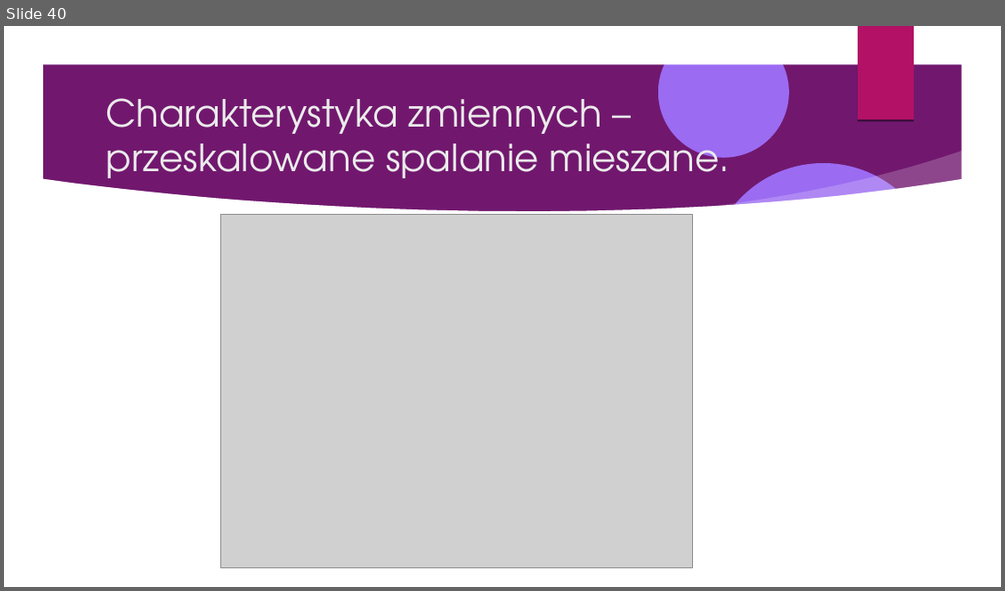
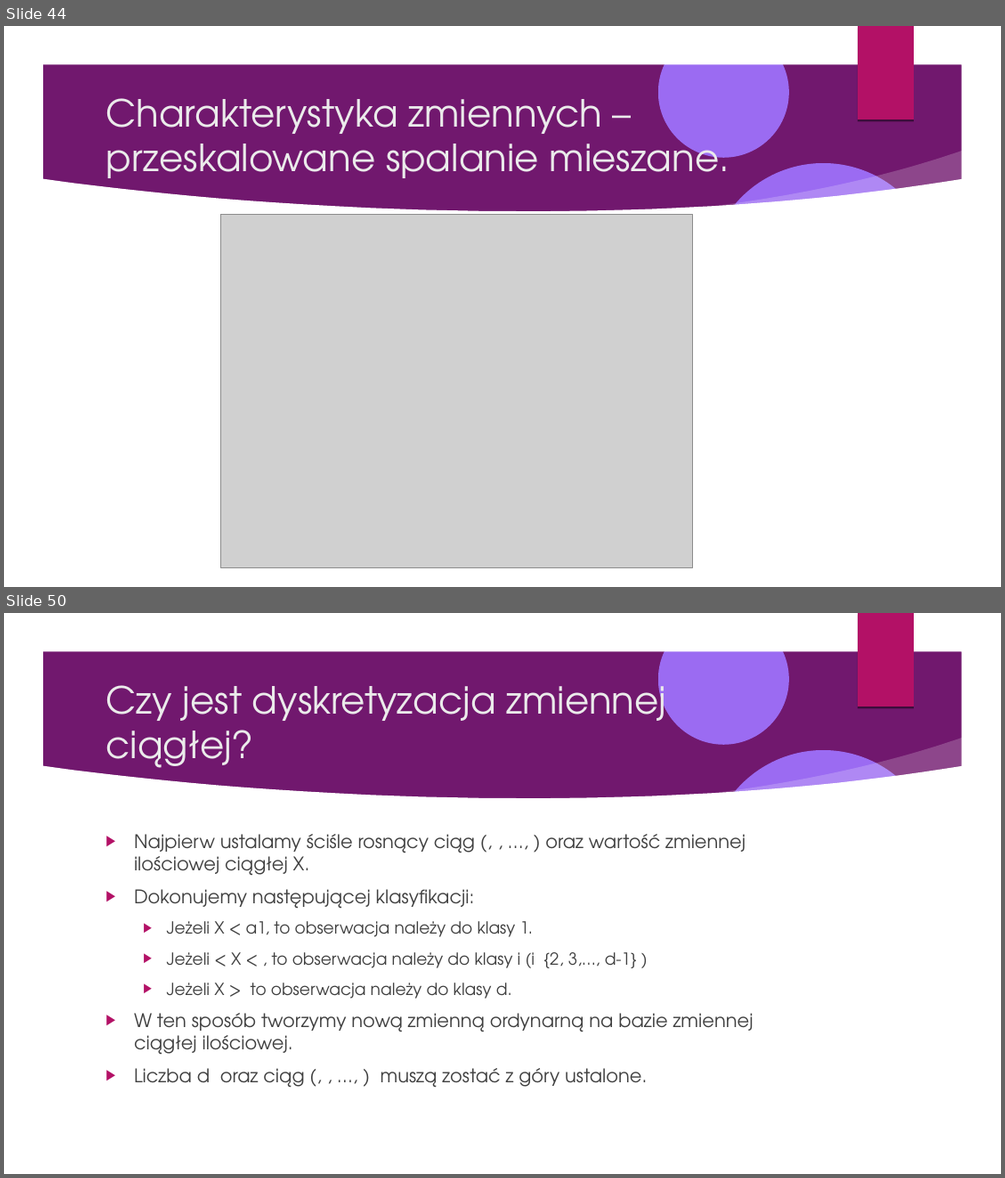
Before and after one commit to Pawel-Tomasz-Nowak/Scientific-collaboration, a slide deck: EmissionAnalysis/Prezentacja projektu.odp. Shown one above the other, each under a label of ours: slide 40 before the commit, slides 44 and 50 after it; the slides between them are not shown. The pictures are 1005x591 and 1005x1178 pixels, drawn with LibreOffice and Linux fonts; fonts in the diff are those of the drawing; grey boxes stand for pictures; background and template pictures are left out. Boxes give left, top, right and bottom in pixels: in the first picture for what was removed or moved away, otherwise in the second. Text is boxed around its words. In the diff, an @@ line names an element or a change of style, - is before the commit and + after.

```diff
--- a/EmissionAnalysis/Prezentacja projektu.odp
+++ b/EmissionAnalysis/Prezentacja projektu.odp
@@ slide 50 added at (4,613,1001,1174), background picture (left out); not listed: 9 template elements that a slide beside it also shows @@
@@ title added at (105,675,666,776), 36 pt, text #EBEBEB @@
+Czy jest dyskretyzacja zmiennej ciągłej?
@@ text added at (134,834,753,1087), 18 pt, text #404040 @@
+▶ Najpierw ustalamy ściśle rosnący ciąg (, , …, ) oraz wartość zmiennej ilościowej ciągłej X.
+▶ Dokonujemy następującej klasyfikacji:
+  ▶ Jeżeli X < a1, to obserwacja należy do klasy 1.
+  ▶ Jeżeli < X < , to obserwacja należy do klasy i (i {2, 3,…, d-1} )
+  ▶ Jeżeli X > to obserwacja należy do klasy d.
+▶ W ten sposób tworzymy nową zmienną ordynarną na bazie zmiennej ciągłej ilościowej.
+▶ Liczba d oraz ciąg (, , …, ) muszą zostać z góry ustalone.
@@ what was slide 40 is now slide 44 @@
```
Also in this commit, not shown: 2 slides changed, 10 other slides added, 6 slides removed, 3 other files.
